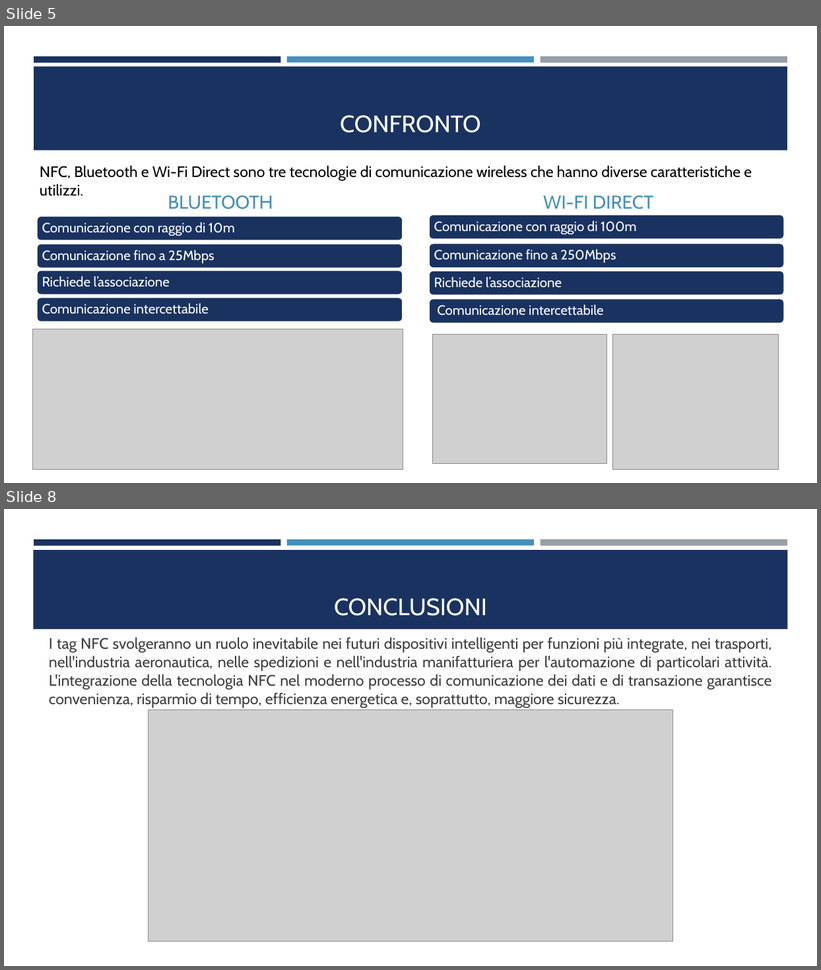
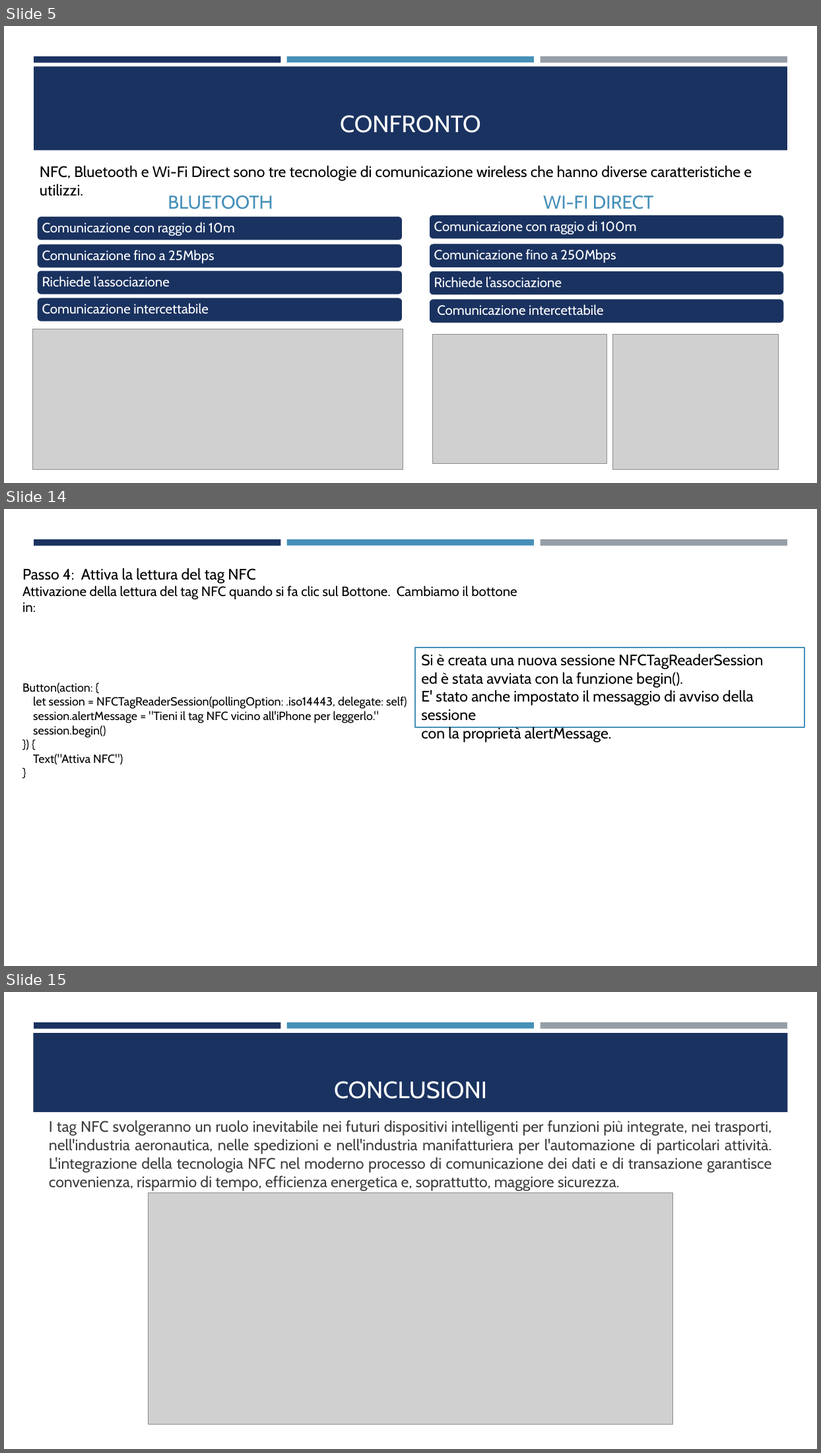
Before and after one commit to AndreaBedei1/Relazione-NFC, a slide deck: Presentazione_NFC/NFC.pptx. Shown one above the other, each under a label of ours: slides 5 and 8 before the commit, slides 5, 14 and 15 after it; the slides between them are not shown. The pictures are 821x970 and 821x1453 pixels, drawn with LibreOffice and Linux fonts; fonts in the diff are those of the drawing; grey boxes stand for pictures. Boxes give left, top, right and bottom in pixels: in the first picture for what was removed or moved away, otherwise in the second. Text is boxed around its words. In the diff, an @@ line names an element or a change of style, - is before the commit and + after.

```diff
--- a/Presentazione_NFC/NFC.pptx
+++ b/Presentazione_NFC/NFC.pptx
@@ slide 14 added at <box>4,509,817,966</box>, background #FFFFFF; not listed: 3 template elements that a slide beside it also shows @@
@@ text added at <box>22,568,517,765</box>, 14 pt, text #000000 @@
+Passo 4: Attiva la lettura del tag NFC
+Attivazione della lettura del tag NFC quando si fa clic sul Bottone. Cambiamo il bottone in:
+Button(action: {
+let session = NFCTagReaderSession(pollingOption: .iso14443, delegate: self)
+session.alertMessage = "Tieni il tag NFC vicino all'iPhone per leggerlo."
+session.begin()
+}) {
+Text("Attiva NFC")
+}
@@ rectangle added at <box>416,648,805,727</box>, fill #FFFFFF, outline #4590B8 1.75 pt, 18 pt, text #000000 @@
+Si è creata una nuova sessione NFCTagReaderSession
+ed è stata avviata con la funzione begin().
+E' stato anche impostato il messaggio di avviso della sessione
+con la proprietà alertMessage.
@@ what was slide 8 is now slide 15 @@
```
Also in this commit, not shown: 1 slide changed, 6 other slides added.
